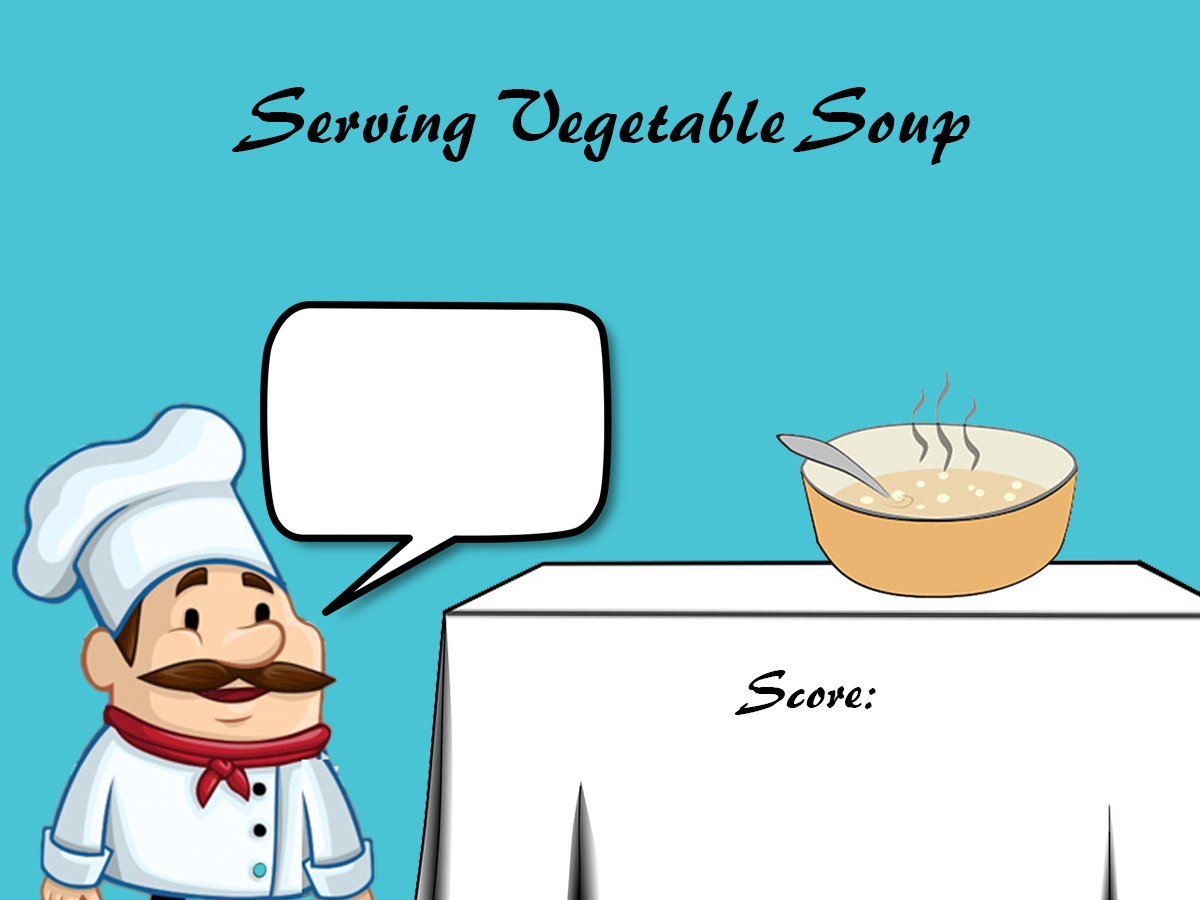
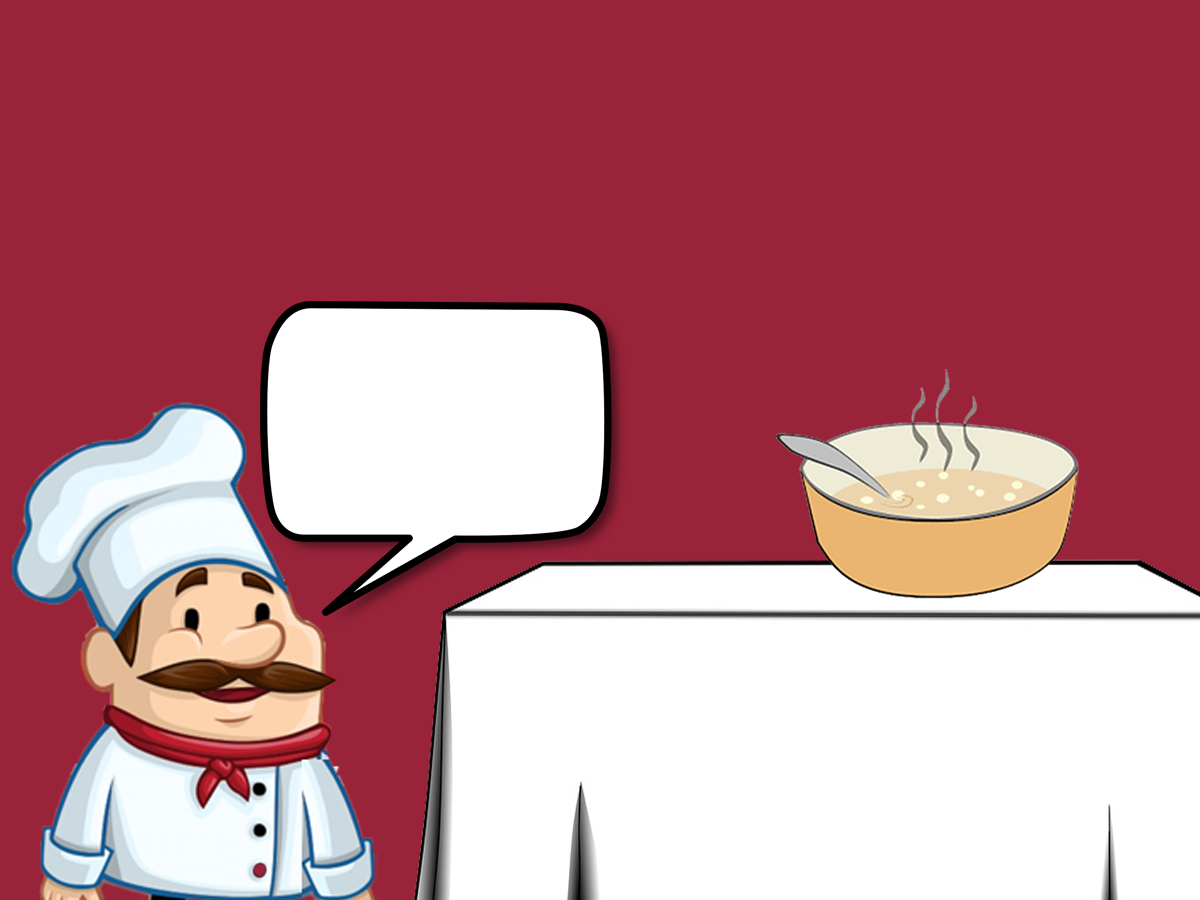
Layer changes from the first 1200 × 900 image to the second:
removed layer "Serving Vegetable Soup" over [231, 87, 970, 165]
removed layer "Score:" over [734, 670, 876, 715]
painted on "Layer 3" over [0, 0, 1200, 900]
